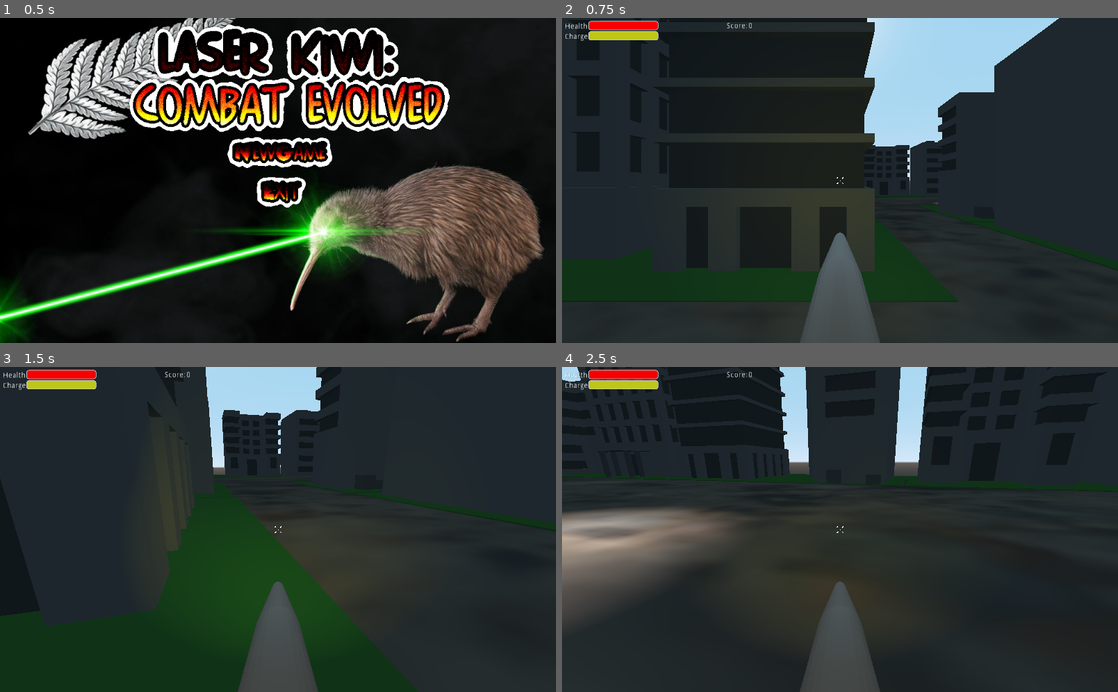
Above: before the commit, frames 1-4 (two rows, left to right).
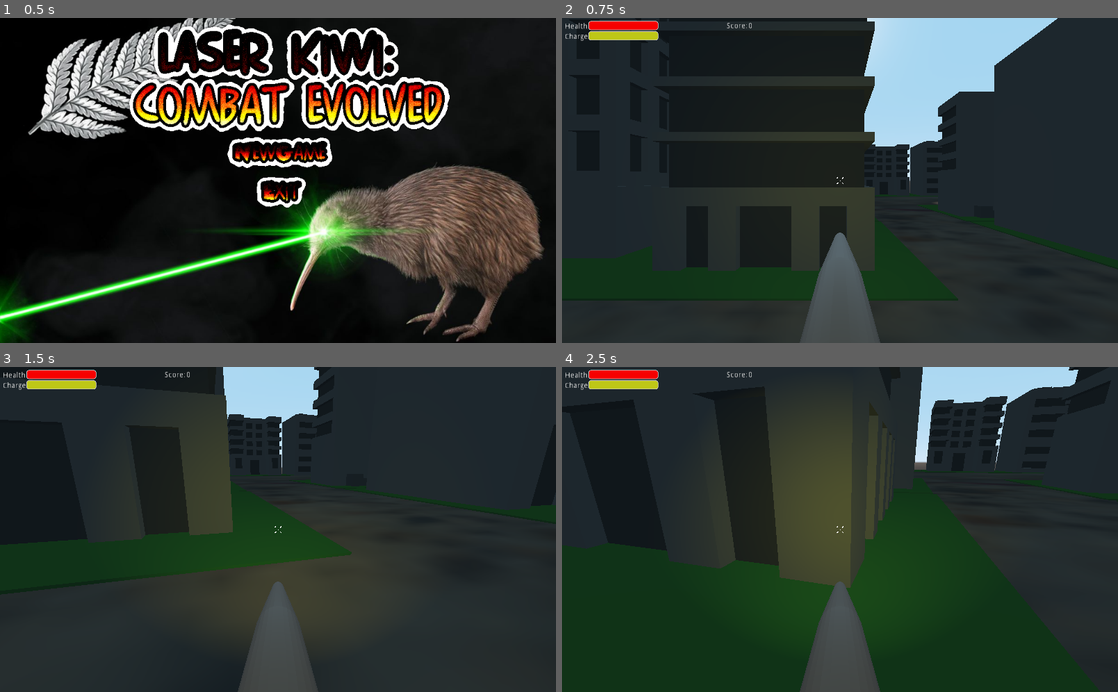
Above: after the commit, the same moments.

Repository: Bricode/BestGroupGameJam2021
Game: Godot game, scene res://Ui/TitleScreen/Title.tscn
The game is run twice, just before and just after one commit, with the same random seed, the same clock (stepped at 60 frames per second) and the same inputs.
Inputs (mouse positions are in pixels of both pictures, inside the frame that each line leads up to):
- Up to frame 1 (0.5 s): no input
- Up to frame 2 (0.75 s): click (840, 151) at 0.5 s
- Up to frame 3 (1.5 s): tap Enter at 1.25 s; move the mouse to (305, 529) at 1.27 s; hold W (move_forward) from 1.28 s (still down); hold Shift (sprint) from 1.28 s (still down)
- Up to frame 4 (2.5 s): keep holding W (move_forward); tap Space (jump) at 1.52, 1.55, 1.82, 2.1, 2.27 s; move the mouse to (812, 529) at 2.02 s; release Shift (sprint) at 2.03 s; tap Shift (sprint) at 2.3 s

Frame 1 is identical in both runs. In frame 2, 0.4% of the frame differs, in the area x 11-90%, y 0-88%; in frame 3, 12%; in frame 4, 23%, in the area x 0-100%, y 0-83%.

Commit message:
fixed pause

Diff:
--- a/BestGroupGameJam2021/Player/Player.gd
+++ b/BestGroupGameJam2021/Player/Player.gd
@@ -36,9 +36,11 @@
 	var head_basis = head.get_global_transform().basis
 
 	if Input.is_action_pressed("sprint"):
-		acceleration = 250
+		acceleration = 100
+	elif Input.is_action_pressed("move_forward") and Input.is_action_pressed("move_left") or Input.is_action_pressed("move_forward") and Input.is_action_pressed("move_right"):
+		acceleration = 100
 	else:
-		acceleration = 150
+		acceleration = 50
 
 	var direction = Vector3()
 	if Input.is_action_pressed("move_forward"):
@@ -56,8 +58,8 @@
 	velocity = velocity.linear_interpolate(direction * speed, acceleration * delta)
 	velocity.y -= gravity
 
-	if Input.is_action_just_pressed("jump") and is_on_floor():
-		velocity.y += jump_power
+	#if Input.is_action_just_pressed("jump") and is_on_floor():
+	#	velocity.y += jump_power
 
 	velocity = move_and_slide(velocity * delta, Vector3.UP)
 
--- a/BestGroupGameJam2021/Ui/Menu/Menu.gd
+++ b/BestGroupGameJam2021/Ui/Menu/Menu.gd
@@ -24,7 +24,7 @@
 			Input.set_mouse_mode(Input.MOUSE_MODE_CAPTURED)
 		elif pause != true:
 			pause = true
-			Input.set_mouse_mode(Input.MOUSE_MODE_CONFINED)
+			Input.set_mouse_mode(Input.MOUSE_MODE_VISIBLE)
 
 	pass
 
